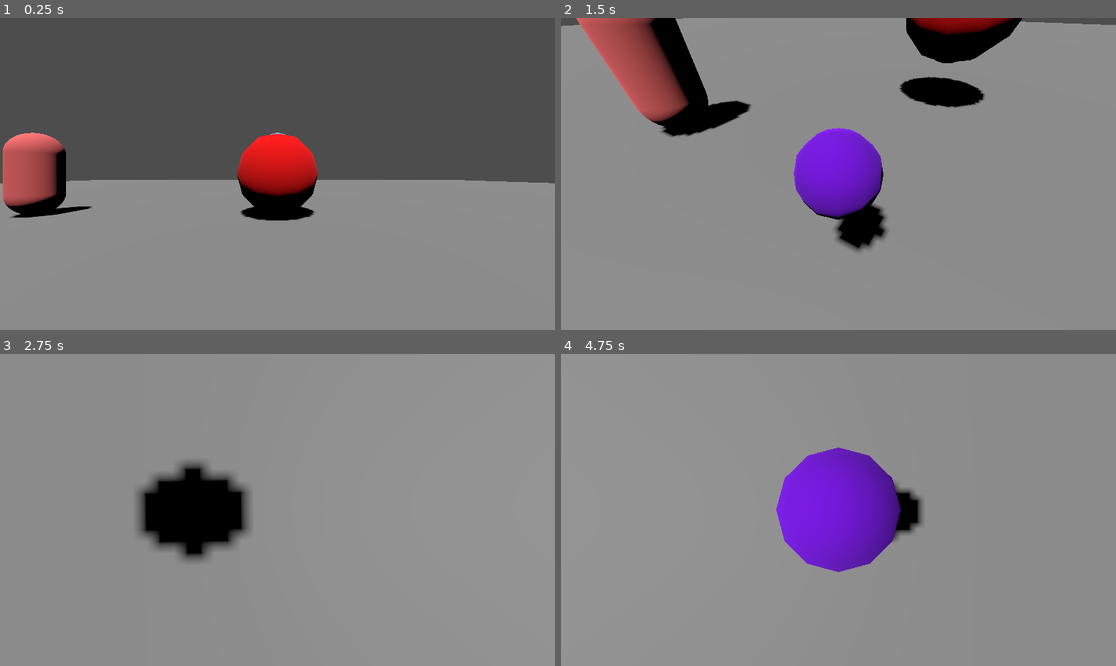
Above: before the commit, frames 1-4 (two rows, left to right).
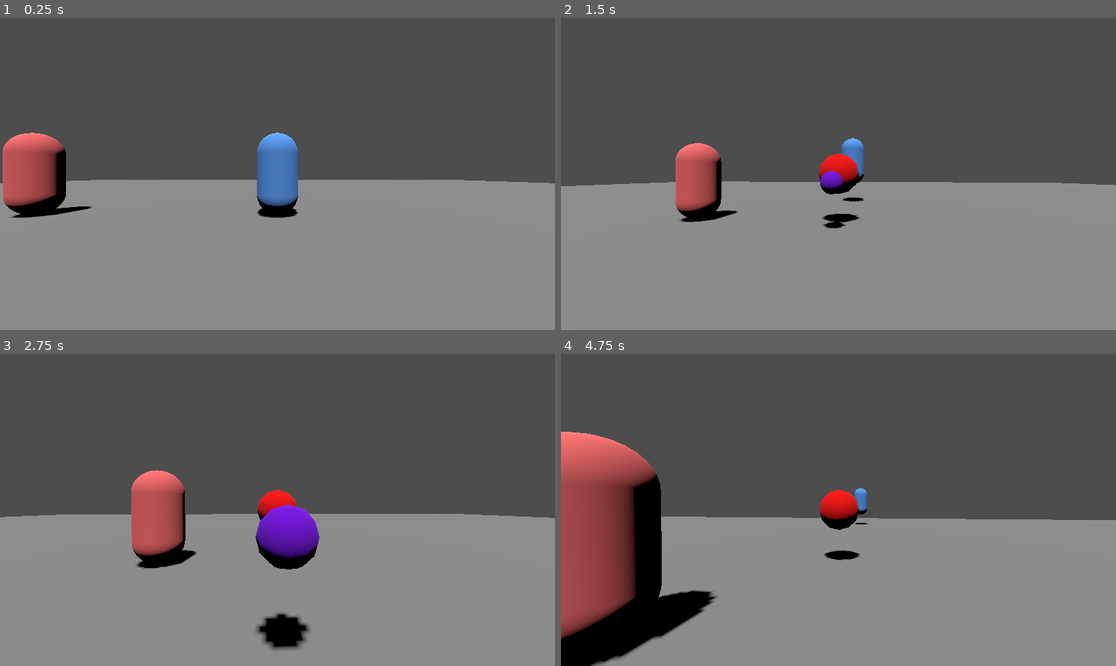
Above: after the commit, the same moments.

Repository: JoshuaNHardison/Travel3D
Game: Godot game, scene res://scenes/main.tscn
Two runs of this game, one before a commit and one after it. Both use one fixed random seed, a clock stepped at 60 frames per second and the inputs below.
Inputs (mouse positions are in pixels of both pictures, inside the frame that each line leads up to):
- Up to frame 1 (0.25 s): no input
- Up to frame 2 (1.5 s): move the mouse to (866, 174) at 0.52 s; press the mouse at (866, 174) at 0.53 s; hold W (move_forward) from 0.53 s (still down); tap Space (jump) at 0.77 s; move the mouse to (810, 174) at 1.27 s; release the mouse at (810, 174) at 1.28 s; click (810, 174) at 1.35 s
- Up to frame 3 (2.75 s): keep holding W (move_forward); tap Space (jump) at 1.52 s; move the mouse to (288, 503) at 2.02 s; press the mouse at (288, 503) at 2.03 s
- Up to frame 4 (4.75 s): keep holding W (move_forward); move the mouse to (832, 516) at 2.77 s; release the mouse at (832, 516) at 2.78 s; click (832, 516) at 2.85 s; tap Space (jump) at 3.02, 3.77, 4.52 s; move the mouse to (877, 513) at 3.52 s; press the mouse at (877, 513) at 3.53 s; move the mouse to (794, 506) at 4.27 s; release the mouse at (794, 506) at 4.28 s; click (794, 506) at 4.35 s

The runs differ from the first frame. In frame 1, 3.0% of the frame differs, in the area x 42-58%, y 37-66%; in frame 2, 56%; in frame 3, 57%; in frame 4, 65%, in the area x 0-100%, y 0-100%.
Error before the commit: Invalid type in function 'look_at' in base 'Camera3D'. Cannot convert argument 1 from Object to Vector3. (res://scripts/local_camera.gd:35)

Commit message:
the focus point of the camera now follows the player in a more natural way

Diff:
--- a/player/player.tscn
+++ b/player/player.tscn
@@ -36,8 +36,6 @@
 
 [node name="LocalCamera" parent="." node_paths=PackedStringArray("player") instance=ExtResource("3_g1dw6")]
 player = NodePath("..")
-mouse_sensitivity = null
-vertical_angle_limit = null
 
 [connection signal="area_entered" from="Hitbox" to="." method="_on_Hitbox_body_entered"]
 [connection signal="timeout" from="CooldownTimer" to="." method="_on_cooldownTimer_timeout"]
--- a/scenes/LocalCamera.tscn
+++ b/scenes/LocalCamera.tscn
@@ -30,7 +30,7 @@
 material = SubResource("StandardMaterial3D_g23ia")
 
 [node name="CameraNest" type="Node3D" parent="."]
-transform = Transform3D(1, 0, 0, 0, 1, 0, 0, 0, 1, 0, 2.5, 4)
+transform = Transform3D(1, 0, 0, 0, 1, 0, 0, 0, 1, 0, 2.5, 3)
 
 [node name="CSGSphere3D" type="CSGSphere3D" parent="CameraNest"]
 radial_segments = 4
@@ -39,11 +39,10 @@
 [node name="FocusPoint" type="Node3D" parent="."]
 
 [node name="CSGSphere3D" type="CSGSphere3D" parent="FocusPoint"]
-radius = 1.0
 material = SubResource("StandardMaterial3D_seohx")
 
 [node name="PlayerCamera" type="Camera3D" parent="."]
-transform = Transform3D(1, 0, 0, 0, 1, 0, 0, 0, 1, 0, 2.5, 4)
+transform = Transform3D(1, 0, 0, 0, 1, 0, 0, 0, 1, 0, 2.5, 3)
 
 [node name="CSGSphere3D" type="CSGSphere3D" parent="PlayerCamera"]
 material = SubResource("StandardMaterial3D_w2ora")
--- a/scripts/local_camera.gd
+++ b/scripts/local_camera.gd
@@ -19,12 +19,28 @@
 
 func _ready():
 	Input.mouse_mode = Input.MOUSE_MODE_CAPTURED
+	focus_point_tween = create_tween()
 
 func _process(delta):
 	if player:
-		focus_point.global_position = player.global_position
-		# rotate_camera()
+		# focus_point.global_position = player.global_position
 		update_camera_position()
+		update_focus_point_position(delta)
+
+
+func update_focus_point_position(delta):
+	if focus_point_tween:
+		focus_point_tween.kill()
+	focus_point_tween = create_tween()
+	focus_point_tween.tween_property(
+	 	focus_point,
+	 	"global_position",
+	 	player.global_position,
+	 	0.5
+	 ).set_ease(Tween.EASE_IN_OUT).set_trans(Tween.TRANS_BOUNCE)
+	#if its within a certain distance - stop that shit you bitcch
+	#focus_point.global_position += (focus_point.position.direction_to(player.position)) * delta * 2
+
 
 func _input(event : InputEvent):
 	if event is InputEventMouseMotion and Input.mouse_mode == Input.MOUSE_MODE_CAPTURED:
@@ -32,11 +48,8 @@
 		pan_camera(mouse_delta)
 
 func rotate_camera():
-	camera.look_at(focus_point)
+	camera.look_at(focus_point.position)
 
-
-func update_camera():
-	camera.look_at(focus_point.global_position)
 
 func pan_camera(mouse_delta : Vector2):
 	# Horizontal rotation (around Y-axis, relative to FocusPoint)
